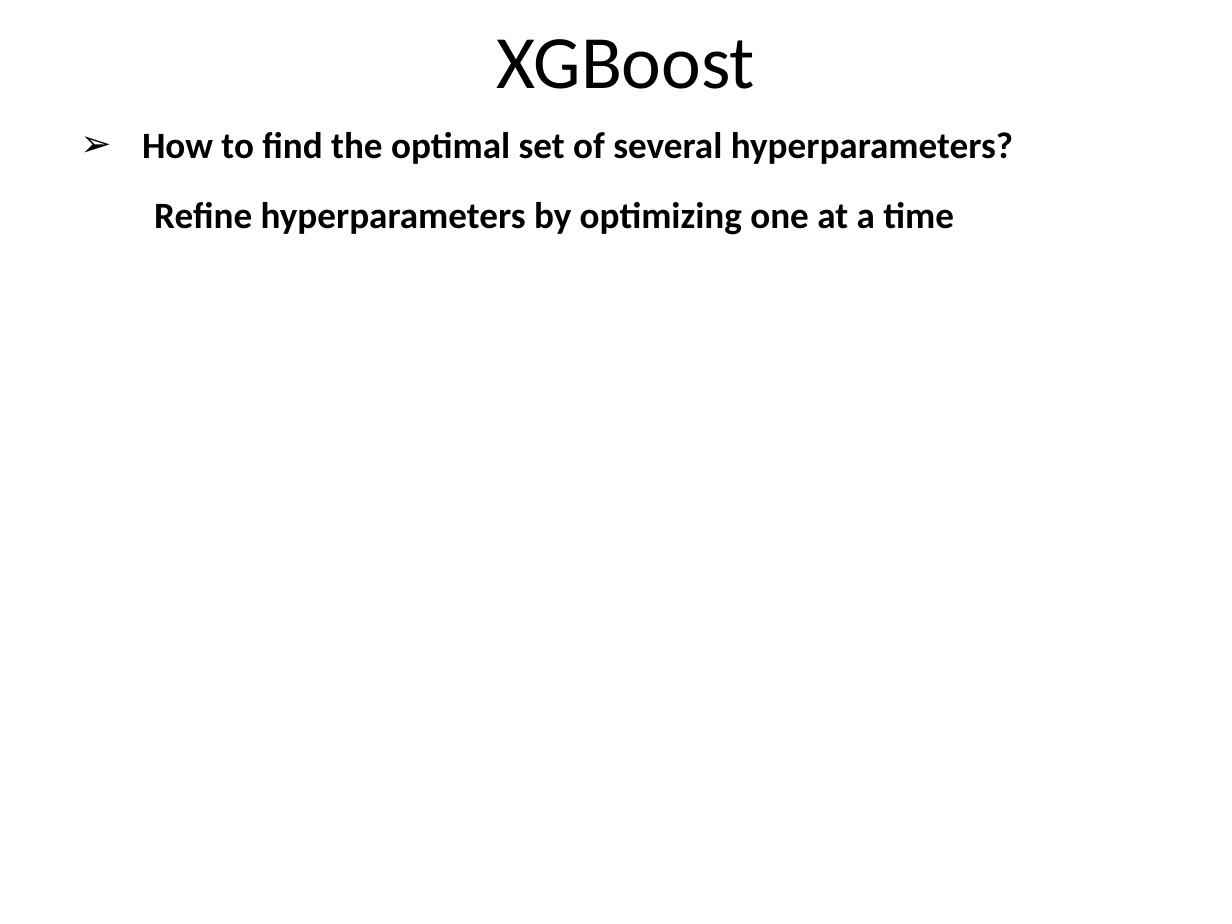
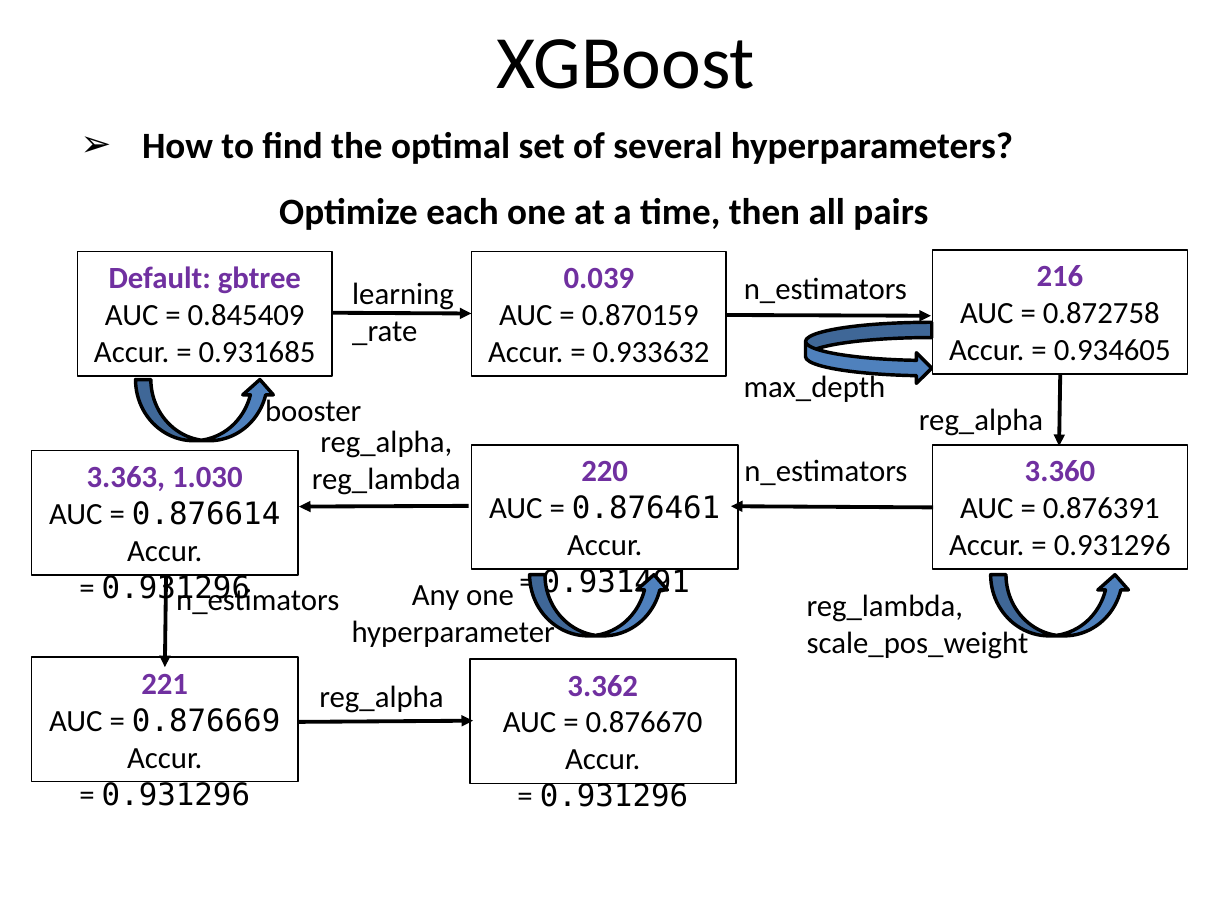
Before and after one commit to ysereda/Springboard, a slide deck: slide 7 of Capstone2_Customer_Churn.pptx. Drawn at 1232x924 pixels with LibreOffice and Linux fonts; fonts in the diff are those of the drawing. Boxes give left, top, right and bottom in pixels: in the first picture for what was removed or moved away, otherwise in the second. Text is boxed around its words. In the diff, an @@ line names an element or a change of style, - is before the commit and + after.

```diff
--- a/Capstone2_Customer_Churn.pptx
+++ b/Capstone2_Customer_Churn.pptx
@@ text at (279, 198, 928, 230): text changed @@
-Refine hyperparameters by optimizing one at a time
+Optimize each one at a time, then all pairs
@@ rectangle added at (78, 251, 333, 376), outline #000000 1 pt, 18 pt, text #000000 @@
+Default: gbtree
+AUC = 0.845409
+Accur. = 0.931685
@@ rectangle added at (472, 251, 727, 376), outline #000000 1 pt, 18 pt, text #000000 @@
+0.039
+AUC = 0.870159
+Accur. = 0.933632
@@ rectangle added at (933, 250, 1188, 375), outline #000000 1 pt, 18 pt, text #000000 @@
+216
+AUC = 0.872758
+Accur. = 0.934605
@@ text added at (352, 282, 454, 345), 18 pt, text #000000 @@
+learning_rate
@@ text added at (744, 277, 907, 303), 18 pt, text #000000 @@
+n_estimators
@@ arrow added from (333, 313) to (472, 313), #000000 2.25 pt @@
@@ arrow added from (726, 315) to (931, 315), #000000 2.25 pt @@
@@ curved right arrow added at (806, 323, 931, 384), fill #4F81BD, outline #000000 2 pt @@
@@ curved up arrow added at (136, 379, 275, 441), fill #4F81BD, outline #000000 2 pt @@
@@ text added at (744, 371, 886, 402), 18 pt, text #000000 @@
+max_depth
@@ arrow added from (1061, 375) to (1060, 446), #000000 2.25 pt @@
@@ text added at (265, 395, 361, 422), 18 pt, text #000000 @@
+booster
@@ text added at (919, 408, 1043, 436), 18 pt, text #000000 @@
+reg_alpha
@@ text added at (312, 430, 461, 495), 18 pt, text #000000 @@
+reg_alpha,
+reg_lambda
@@ rectangle added at (472, 445, 738, 569), outline #000000 1 pt, 18 pt, text #000000 @@
+220
+AUC = 0.876461
+Accur. = 0.931491
@@ rectangle added at (933, 445, 1188, 569), outline #000000 1 pt, 18 pt, text #000000 @@
+3.360
+AUC = 0.876391
+Accur. = 0.931296
@@ rectangle added at (32, 451, 298, 575), outline #000000 1 pt, 18 pt, text #000000 @@
+3.363, 1.030
+AUC = 0.876614
+Accur. = 0.931296
@@ text added at (744, 459, 907, 485), 18 pt, text #000000 @@
+n_estimators
@@ arrow added from (468, 506) to (299, 506), #000000 2.25 pt @@
@@ arrow added from (933, 508) to (731, 506), #000000 2.25 pt @@
@@ arrow added from (166, 577) to (165, 667), #000000 2.25 pt @@
@@ text added at (176, 584, 339, 614), 18 pt, text #000000 @@
+n_estimators
@@ text added at (352, 585, 555, 647), 18 pt, text #000000 @@
+Any one
+hyperparameter
@@ curved up arrow added at (530, 575, 669, 637), fill #4F81BD, outline #000000 2 pt @@
@@ text added at (807, 594, 1029, 659), 18 pt, text #000000 @@
+reg_lambda,
+scale_pos_weight
@@ curved up arrow added at (991, 575, 1130, 637), fill #4F81BD, outline #000000 2 pt @@
@@ rectangle added at (32, 657, 298, 781), outline #000000 1 pt, 18 pt, text #000000 @@
+221
+AUC = 0.876669
+Accur. = 0.931296
@@ rectangle added at (469, 659, 736, 784), outline #000000 1 pt, 18 pt, text #000000 @@
+3.362
+AUC = 0.876670
+Accur. = 0.931296
@@ text added at (319, 685, 443, 713), 18 pt, text #000000 @@
+reg_alpha
@@ arrow added from (298, 722) to (473, 721), #000000 2.25 pt @@
```
Also in this commit, not shown: 2 other slides changed, 1 slide removed, 1 other file.
